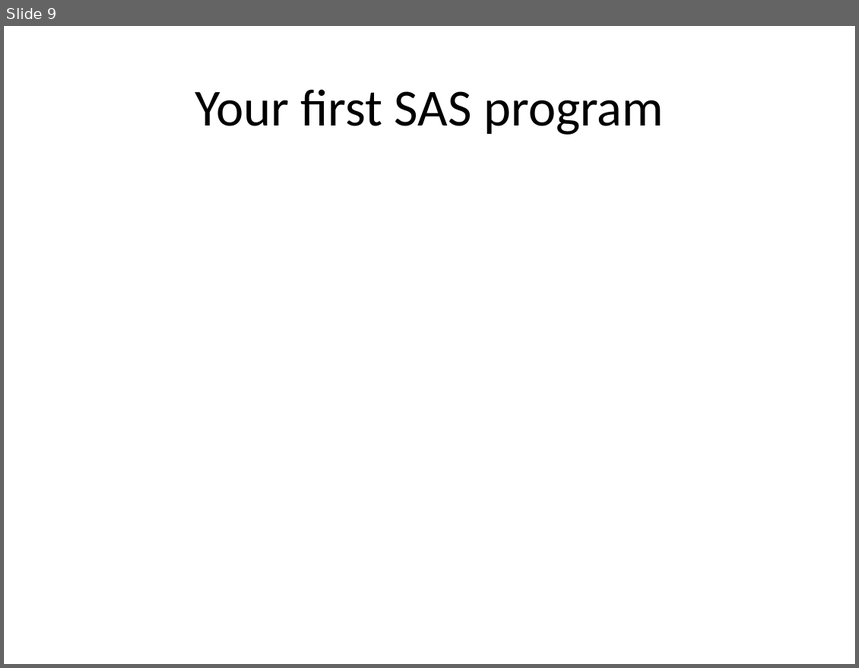
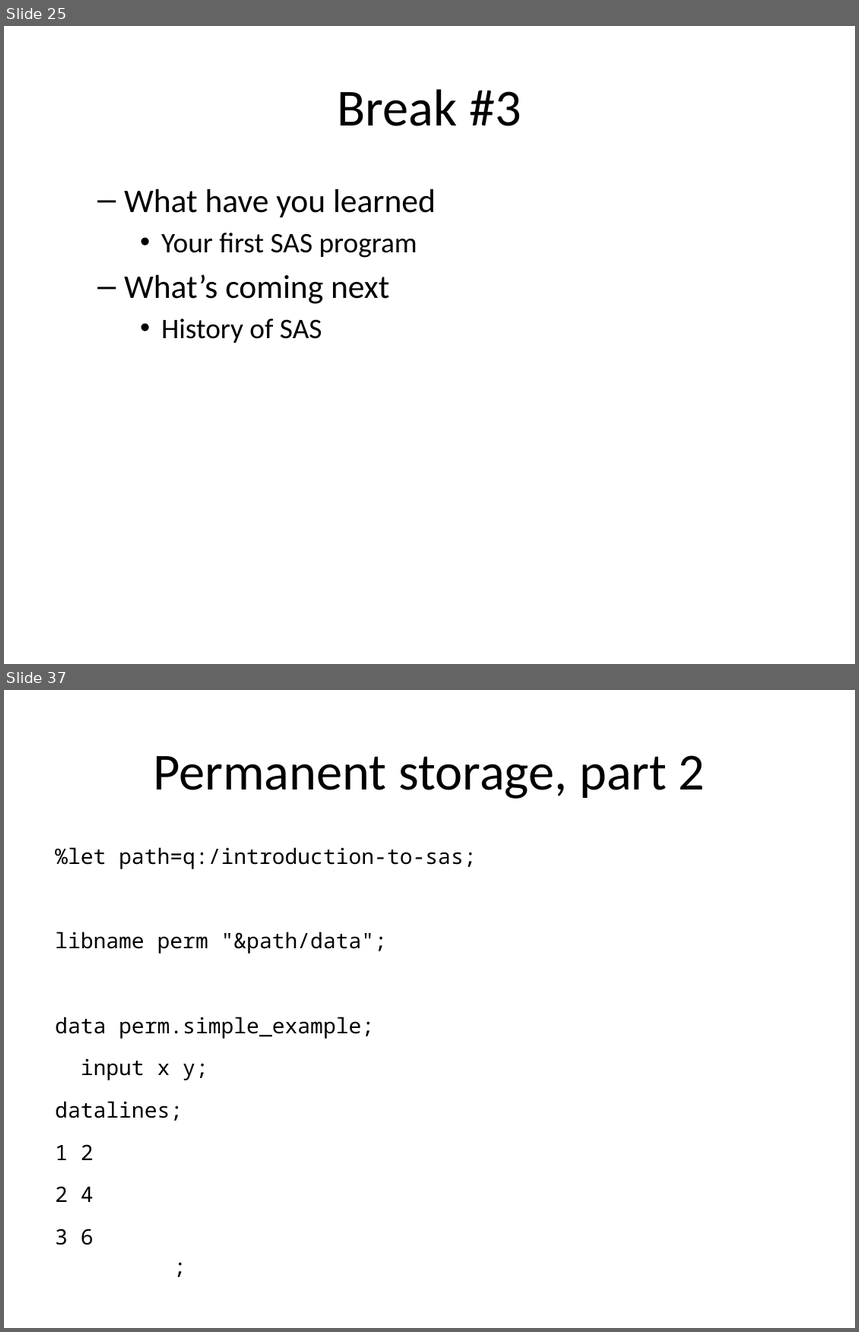
Before and after one commit to pmean/introduction-to-SAS, a slide deck: results/m01-course-introduction.pptx. Shown one above the other, each under a label of ours: slide 9 before the commit, slides 25 and 37 after it; the slides between them are not shown. The pictures are 859x668 and 859x1332 pixels, drawn with LibreOffice and Linux fonts; fonts in the diff are those of the drawing. Boxes give left, top, right and bottom in pixels: in the first picture for what was removed or moved away, otherwise in the second. Text is boxed around its words. In the diff, an @@ line names an element or a change of style, - is before the commit and + after.

Commit message:
Updated module01 sas programs

```diff
--- a/results/m01-course-introduction.pptx
+++ b/results/m01-course-introduction.pptx
@@ slide 37 added at [4,690,855,1328], background #FFFFFF @@
@@ title added at [153,755,705,799], 44 pt, text #000000 @@
+Permanent storage, part 2
@@ text added at [55,847,476,1246], 18 pt, text #000000 @@
+%let path=q:/introduction-to-sas;
+libname perm "&path/data";
+data perm.simple_example;
+input x y;
+datalines;
+1 2
+2 4
+3 6
+;
@@ what was slide 9 is now slide 25 @@
@@ slide 25 changed as well @@
@@ title at [338,89,522,126]: text changed @@
-Your first SAS program
+Break #3
@@ text added at [124,189,436,343], 28 pt, text #000000 @@
+  – What have you learned
+    • Your first SAS program
+  – What’s coming next
+    • History of SAS
```
Also in this commit, not shown: 10 other slides changed, 25 other slides added, 18 slides removed, 9 other files.
